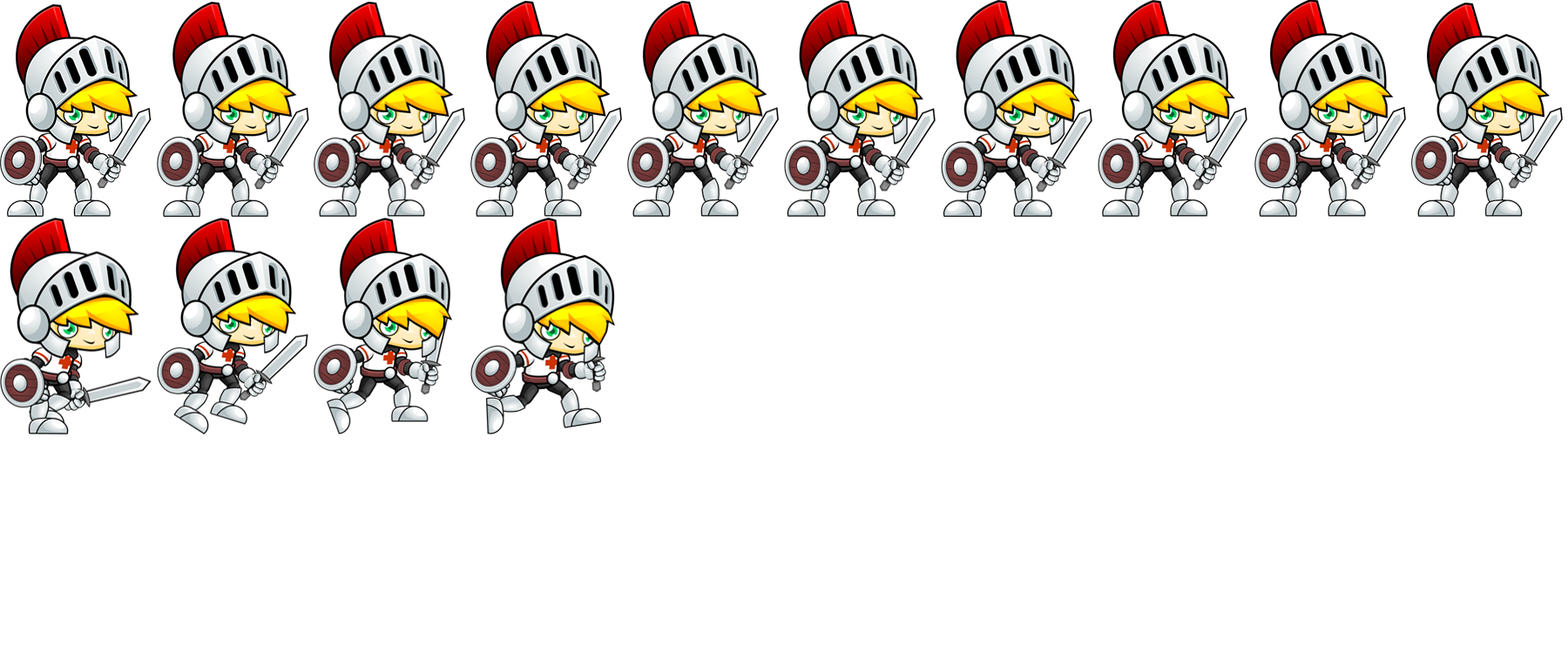
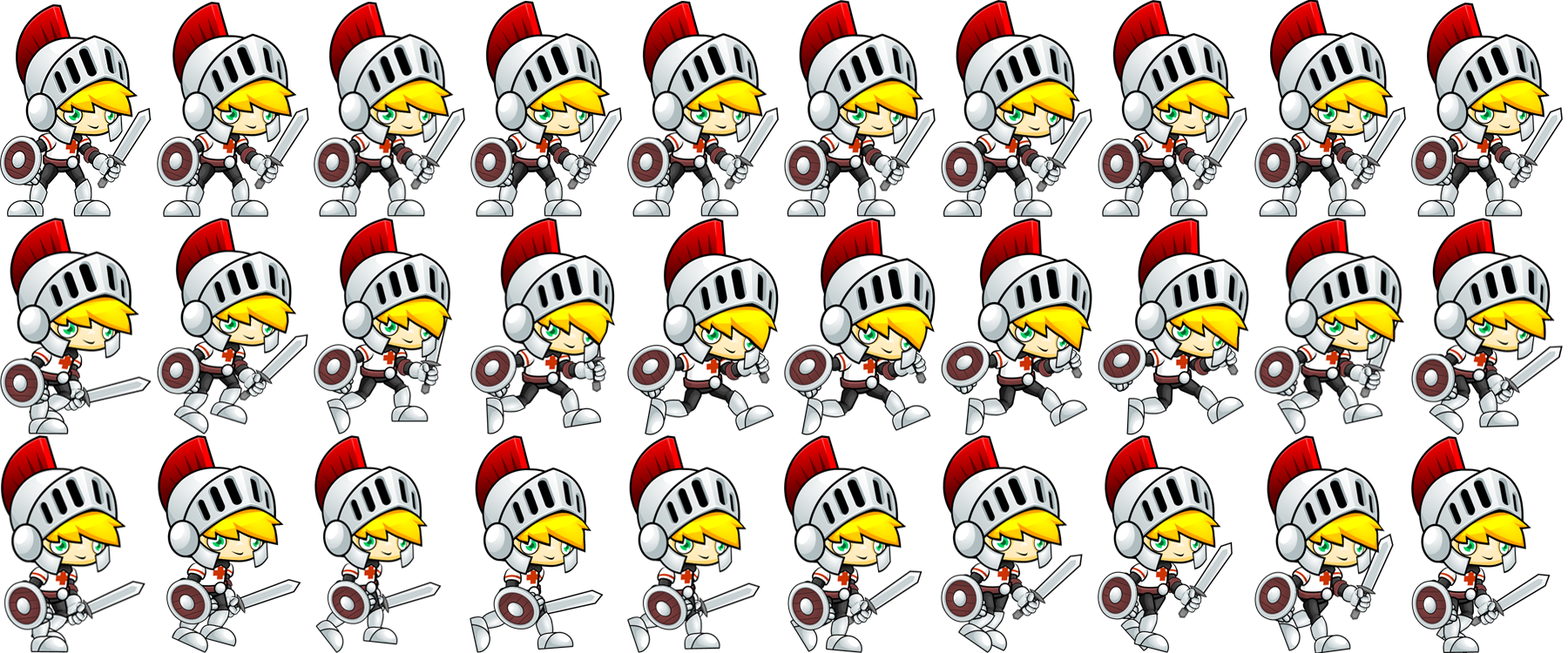
Two versions of the same layered image (1568×653). Layer-by-layer changes:
added layer "Layer 29" above "Layer 28" over box(1254, 435, 1394, 653)
added layer "Layer 28" above "Layer 27" over box(1097, 435, 1233, 653)
added layer "Layer 27" above "Layer 26" over box(940, 435, 1083, 653)
added layer "Layer 26" above "Layer 25" over box(784, 435, 923, 653)
added layer "Layer 25" above "Layer 24" over box(627, 435, 761, 653)
added layer "Layer 24" above "Layer 23" over box(469, 435, 604, 653)
added layer "Layer 23" above "Layer 22" over box(314, 435, 442, 653)
added layer "Layer 22" above "Layer 21" over box(157, 435, 302, 653)
added layer "Layer 21" above "Layer 20" over box(0, 435, 146, 653)
added layer "Layer 20" above "Layer 30" over box(1411, 217, 1563, 436)
added layer "Layer 30" above "Layer 19" over box(1411, 436, 1551, 653)
added layer "Layer 19" above "Layer 18" over box(1254, 217, 1405, 435)
added layer "Layer 18" above "Layer 17" over box(1097, 217, 1250, 436)
added layer "Layer 17" above "Layer 16" over box(940, 217, 1093, 436)
added layer "Layer 16" above "Layer 15" over box(784, 217, 936, 436)
added layer "Layer 15" above "Layer 14" over box(627, 217, 779, 436)
removed layer "Background" over box(0, 217, 1563, 653)
